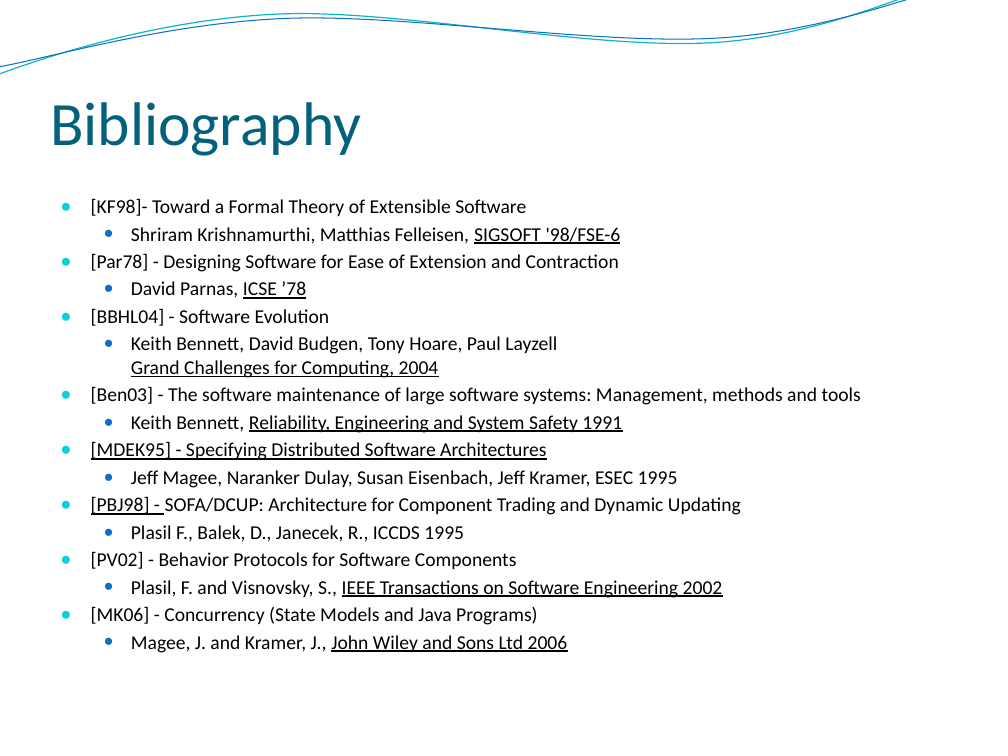
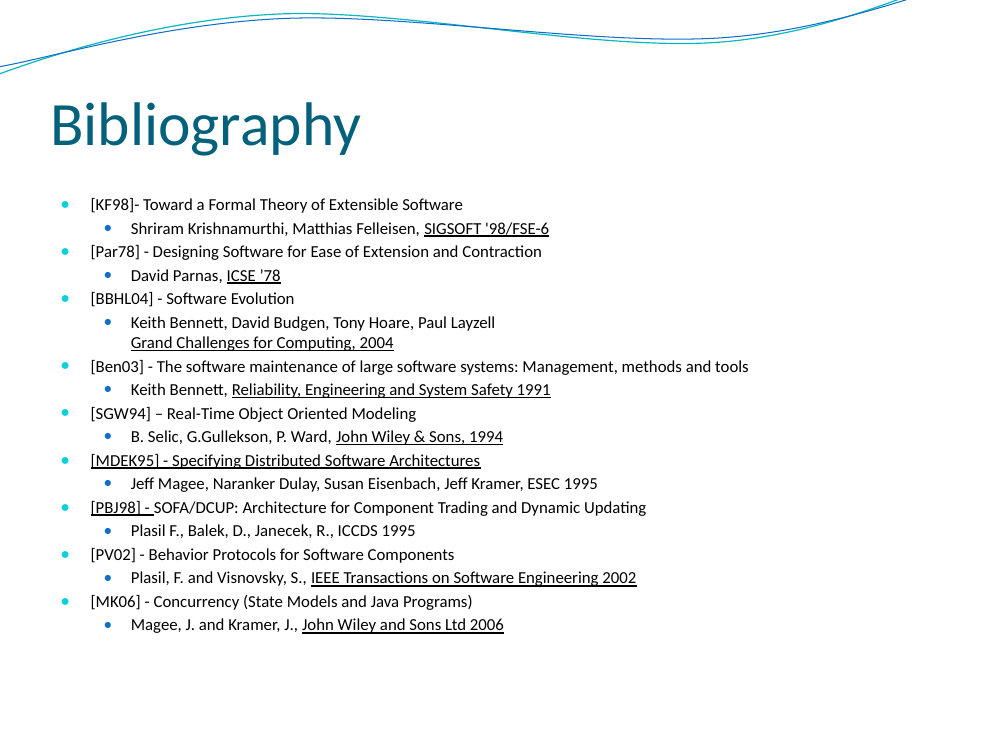
Before and after one commit to Intrinsarc/intrinsarc-evolve, a slide deck: slide 29 of Academic Work/presentations/prague/Evolve - Introduction.pptx (slide 28 before the commit). Drawn at 1008x756 pixels with LibreOffice and Linux fonts; fonts in the diff are those of the drawing; background and template pictures are left out. Boxes give left, top, right and bottom in pixels: in the first picture for what was removed or moved away, otherwise in the second. Text is boxed around its words. In the diff, an @@ line names an element or a change of style, - is before the commit and + after.

```diff
--- a/Academic Work/presentations/prague/Evolve - Introduction.pptx
+++ b/Academic Work/presentations/prague/Evolve - Introduction.pptx
@@ text at [91,198,749,634]: size 14 to 12 pt @@
@@ text at [91,407,503,445]: paragraphs added @@
+● [SGW94] – Real-Time Object Oriented Modeling
+  ● B. Selic, G.Gullekson, P. Ward, John Wiley & Sons, 1994
```
Also in this commit, not shown: 4 other slides changed, 1 slide added.
